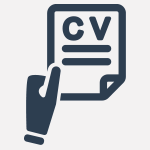
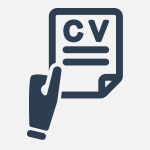
Comparing the layer stacks of the two w=150, h=150 images. Changes:
painted on "Vector Smart Object" over [24, 4, 126, 145]
